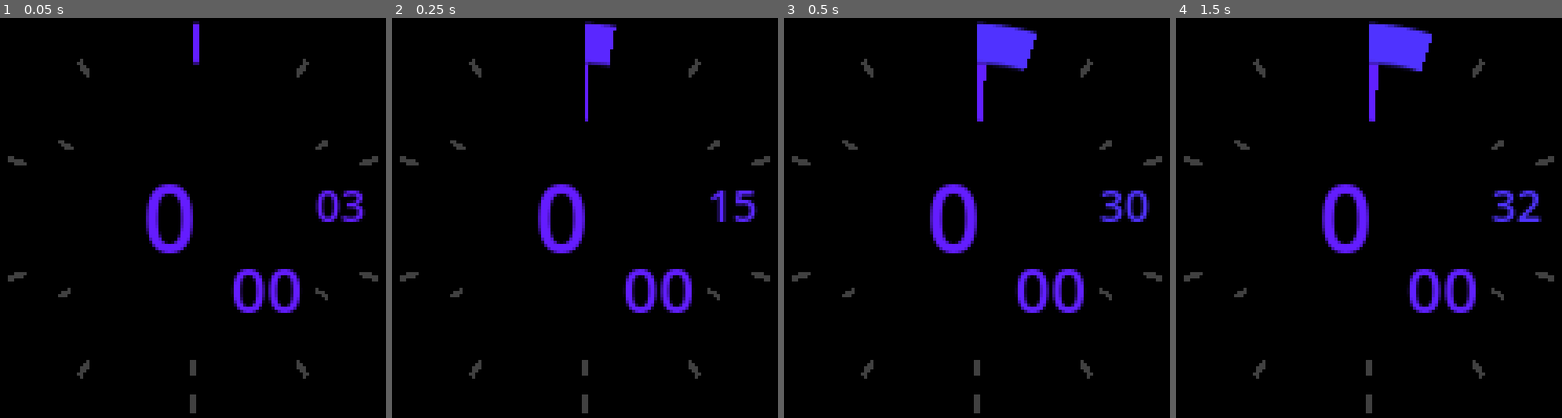
Above: before the commit, frames 1-4 (left to right).
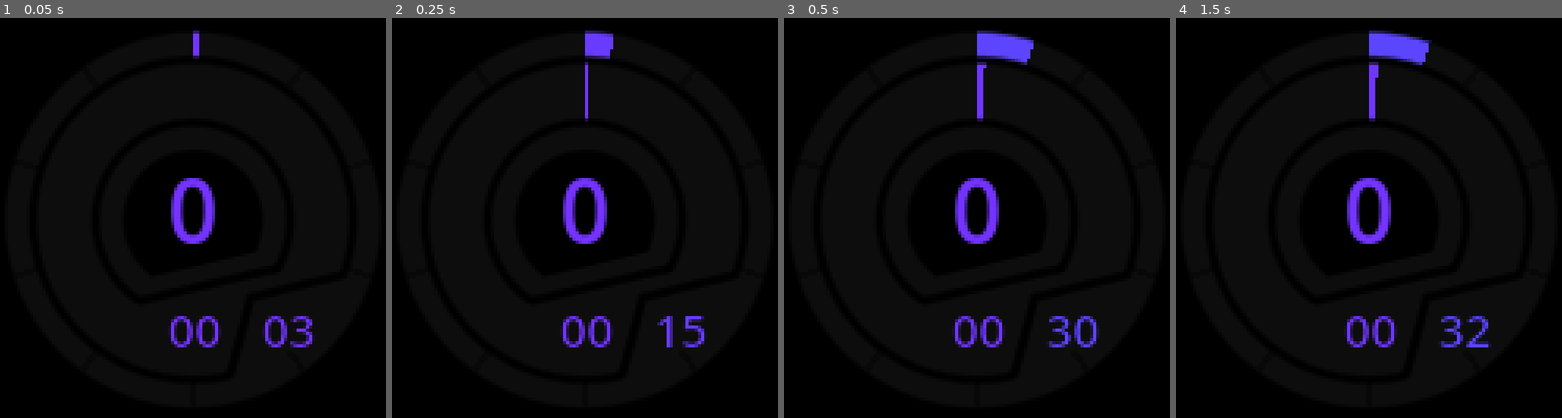
Above: after the commit, the same moments.

Repository: sasha-levchuk/vibrant-watch
Game: Godot game, scene res://main.tscn
The game is run twice, just before and just after one commit, with the same random seed, the same clock (stepped at 60 frames per second) and the same inputs.
Inputs (mouse positions are in pixels of both pictures, inside the frame that each line leads up to):
- Up to frame 1 (0.05 s): no input
- Up to frame 2 (0.25 s): no input
- Up to frame 3 (0.5 s): no input
- Up to frame 4 (1.5 s): move the mouse to (1457, 198) at 0.52 s; tap Enter at 1.25 s; move the mouse to (1287, 238) at 1.27 s

The runs differ from the first frame. In frame 1, 6.0% of the frame differs, in the area x 2-98%, y 0-99%; in frame 2, 6.1%; in frame 3, 6.8%; in frame 4, 6.7%.

Commit message:
huge ui redraw

Diff:
--- a/gauge.tscn
+++ b/gauge.tscn
@@ -128,10 +128,10 @@
 tint_under = Color(0, 0, 0, 1)
 script = SubResource("GDScript_ah8ox")
 use_gradient = true
-colors = PackedColorArray(0.392157, 0.109804, 1, 1, 0, 0.533333, 1, 1, 0.258824, 0.831373, 0.258824, 1, 0.721569, 0.721569, 0.207843, 1, 1, 0.0666667, 0.286275, 1)
+colors = PackedColorArray(0.454902, 0.2, 1, 1, 0, 0.533333, 1, 1, 0.258824, 0.831373, 0.258824, 1, 0.780392, 0.780392, 0.109804, 1, 1, 0.0666667, 0.286275, 1)
 
 [node name="Line" type="Line2D" parent="."]
 position = Vector2(64, 64)
-points = PackedVector2Array(0, -56, 0, -62)
+points = PackedVector2Array(0, -52, 0, -60)
 width = 2.0
-default_color = Color(1, 1, 1, 0.25098)
+default_color = Color(0, 0, 0, 0.360784)
--- a/main.tscn
+++ b/main.tscn
@@ -1,7 +1,10 @@
-[gd_scene load_steps=8 format=3 uid="uid://f1vvoqdrimh7"]
-
+[gd_scene load_steps=11 format=3 uid="uid://f1vvoqdrimh7"]
+
+[ext_resource type="Texture2D" uid="uid://fqj6npaqjotp" path="res://sprites/background.png" id="1_2sifn"]
 [ext_resource type="PackedScene" uid="uid://cpd7eamcb24bf" path="res://gauge.tscn" id="1_lq88f"]
-[ext_resource type="Texture2D" uid="uid://cey74pidop5xu" path="res://circle 128p.png" id="1_yikqb"]
+[ext_resource type="Texture2D" uid="uid://3xisc46jox17" path="res://sprites/gauge seconds.png" id="3_axgda"]
+[ext_resource type="Texture2D" uid="uid://bqtowx2ubwmwr" path="res://sprites/gauge minutes.png" id="4_oio1j"]
+[ext_resource type="Texture2D" uid="uid://dqp677r00aj1f" path="res://sprites/gauge hours.png" id="5_dtm6b"]
 
 [sub_resource type="GDScript" id="GDScript_eu11m"]
 resource_name = "main"
@@ -72,21 +75,18 @@
 [sub_resource type="LabelSettings" id="LabelSettings_qy6vn"]
 resource_local_to_scene = true
 resource_name = "min"
-font_size = 14
-outline_size = 10
-outline_color = Color(0, 0, 0, 1)
+font_size = 15
 
 [sub_resource type="LabelSettings" id="LabelSettings_5xex3"]
 resource_local_to_scene = true
 resource_name = "min"
-font_size = 20
-outline_size = 12
+font_size = 15
 outline_color = Color(0, 0, 0, 1)
 
 [sub_resource type="LabelSettings" id="LabelSettings_hlpe0"]
 resource_local_to_scene = true
 resource_name = "hr"
-font_size = 30
+font_size = 28
 outline_size = 16
 outline_color = Color(0, 0, 0, 1)
 
@@ -154,113 +154,111 @@
 
 [node name="Main" type="Node2D" node_paths=PackedStringArray("Gauges")]
 script = SubResource("GDScript_eu11m")
-Gauges = [NodePath("gauge 10m"), NodePath("clip mask min/gauge 1h"), NodePath("clip mask hour/gauge 6h")]
+Gauges = [NodePath("gauge 10m"), NodePath("gauge 1h"), NodePath("gauge 6h")]
+
+[node name="Circle128p" type="Sprite2D" parent="."]
+z_index = -1
+position = Vector2(64, 64)
+texture = ExtResource("1_2sifn")
 
 [node name="text separator" type="Marker2D" parent="."]
 z_index = 6
 z_as_relative = false
-position = Vector2(68, 61)
+position = Vector2(66, 105)
 
 [node name="gauge 10m" parent="." node_paths=PackedStringArray("label") instance=ExtResource("1_lq88f")]
 value = 88.0
+texture_under = ExtResource("3_axgda")
+texture_progress = ExtResource("3_axgda")
+tint_under = Color(0.05, 0.05, 0.05, 1)
 tint_progress = Color(1, 0.760784, 0, 1)
 DIVISIONS = 10
 MAX_VALUE = 600
 hor_side = 1
-label = NodePath("Label sec")
-
-[node name="Circle128p" type="Sprite2D" parent="gauge 10m"]
-visible = false
-modulate = Color(0, 0, 0, 1)
-z_index = 1
-position = Vector2(64, 110)
-scale = Vector2(0.1875, 0.1875)
-texture = ExtResource("1_yikqb")
-
-[node name="Label sec" type="Label" parent="gauge 10m"]
-top_level = true
-layout_mode = 0
-offset_left = 103.0
-offset_top = 47.0
-offset_right = 119.0
-offset_bottom = 70.0
-text = "12"
-label_settings = SubResource("LabelSettings_qy6vn")
-horizontal_alignment = 1
-vertical_alignment = 2
-
-[node name="clip mask min" type="Polygon2D" parent="."]
-clip_children = 1
-polygon = PackedVector2Array(19, 30, 61, 6, 106, 25, 111, 43, 103, 47, 98, 53, 96, 61, 99, 69, 106, 75, 115, 77, 118, 79, 90, 116, 82, 121, 71, 121, 57, 120, 26, 105, 8, 72)
-
-[node name="gauge 1h" parent="clip mask min" node_paths=PackedStringArray("label") instance=ExtResource("1_lq88f")]
-offset_left = 12.8571
-offset_top = 12.8571
-offset_right = 140.857
-offset_bottom = 140.857
-scale = Vector2(0.8, 0.8)
+label = NodePath("../Label sec")
+
+[node name="gauge 1h" parent="." node_paths=PackedStringArray("label") instance=ExtResource("1_lq88f")]
 value = 77.0
+texture_under = ExtResource("4_oio1j")
+texture_progress = ExtResource("4_oio1j")
+tint_under = Color(0.05, 0.05, 0.05, 1)
 tint_progress = Color(0.756863, 1, 0.2, 1)
+DIVISIONS = 1
 time_unit = 1
 hor_side = 1
 ver_side = 1
-label = NodePath("Label min")
-
-[node name="Circle128p2" type="Sprite2D" parent="clip mask min/gauge 1h"]
-visible = false
-modulate = Color(0, 0, 0, 1)
-z_index = 1
-position = Vector2(64, 93.7143)
-scale = Vector2(0.303572, 0.303572)
-texture = ExtResource("1_yikqb")
-
-[node name="Label min" type="Label" parent="clip mask min/gauge 1h"]
-top_level = true
-layout_mode = 0
-offset_left = 76.0
-offset_top = 72.0
-offset_right = 99.0
-offset_bottom = 103.0
-text = "34
-"
-label_settings = SubResource("LabelSettings_5xex3")
-horizontal_alignment = 1
-
-[node name="clip mask hour" type="Polygon2D" parent="."]
-clip_children = 1
-polygon = PackedVector2Array(29, 36, 64, 19, 95, 30, 93, 45, 88, 53, 87, 62, 89, 69, 82, 70, 74, 74, 69, 80, 67, 88, 68, 97, 63, 105, 55, 103, 48, 103, 39, 101, 28, 88, 22, 64)
-
-[node name="gauge 6h" parent="clip mask hour" node_paths=PackedStringArray("label") instance=ExtResource("1_lq88f")]
-clip_children = 2
-offset_left = 32.4286
-offset_top = 32.2857
-offset_right = 160.429
-offset_bottom = 160.286
-scale = Vector2(0.5, 0.5)
+label = NodePath("../Label min")
+
+[node name="gauge 6h" parent="." node_paths=PackedStringArray("label") instance=ExtResource("1_lq88f")]
+clip_children = 2
 value = 66.0
+texture_under = ExtResource("5_dtm6b")
+texture_progress = ExtResource("5_dtm6b")
+tint_under = Color(0.05, 0.05, 0.05, 1)
 tint_progress = Color(0, 0.486275, 1, 1)
 DIVISIONS = 1
 MAX_VALUE = 6
 time_unit = 2
 ver_side = 2
-label = NodePath("Label hour")
-
-[node name="Circle128p3" type="Sprite2D" parent="clip mask hour/gauge 6h"]
-visible = false
-modulate = Color(0, 0, 0, 1)
-z_index = 1
-y_sort_enabled = true
-position = Vector2(64, 64)
-scale = Vector2(0.5, 0.5)
-texture = ExtResource("1_yikqb")
-
-[node name="Label hour" type="Label" parent="clip mask hour/gauge 6h"]
+label = NodePath("../Label hour")
+
+[node name="Label sec" type="Label" parent="."]
 top_level = true
+clip_children = 2
+offset_left = 86.0
+offset_top = 87.0
+offset_right = 105.0
+offset_bottom = 112.0
+text = "12"
+label_settings = SubResource("LabelSettings_qy6vn")
+horizontal_alignment = 1
+vertical_alignment = 1
+
+[node name="TextureProgressBar" type="TextureProgressBar" parent="Label sec"]
+clip_children = 2
 layout_mode = 0
-offset_left = 25.0
-offset_top = 31.0
-offset_right = 89.0
-offset_bottom = 95.0
+offset_left = -86.0
+offset_top = -87.0
+offset_right = 42.0
+offset_bottom = 41.0
+max_value = 600.0
+value = 242.0
+fill_mode = 4
+texture_progress = ExtResource("3_axgda")
+tint_progress = Color(0, 0, 0, 1)
+
+[node name="Label min" type="Label" parent="."]
+top_level = true
+clip_children = 2
+offset_left = 54.0
+offset_top = 86.0
+offset_right = 77.0
+offset_bottom = 112.0
+text = "34
+"
+label_settings = SubResource("LabelSettings_5xex3")
+horizontal_alignment = 1
+vertical_alignment = 1
+justification_flags = 162
+
+[node name="TextureProgressBar" type="TextureProgressBar" parent="Label min"]
+layout_mode = 0
+offset_left = -54.0
+offset_top = -86.0
+offset_right = 74.0
+offset_bottom = 42.0
+max_value = 3600.0
+value = 242.0
+fill_mode = 4
+texture_progress = ExtResource("4_oio1j")
+tint_progress = Color(0, 0, 0, 1)
+
+[node name="Label hour" type="Label" parent="."]
+top_level = true
+offset_left = 32.0
+offset_top = 30.0
+offset_right = 96.0
+offset_bottom = 94.0
 text = "5
 "
 label_settings = SubResource("LabelSettings_hlpe0")
@@ -280,9 +278,11 @@
 grow_horizontal = 2
 grow_vertical = 2
 script = SubResource("GDScript_xqv6w")
-drag_node = NodePath("../gauge 10m/Circle128p")
+drag_node = NodePath("../Circle128p")
 metadata/_edit_lock_ = true
 
+[connection signal="value_changed" from="gauge 10m" to="Label sec/TextureProgressBar" method="set_value_no_signal"]
+[connection signal="value_changed" from="gauge 1h" to="Label min/TextureProgressBar" method="set_value_no_signal"]
 [connection signal="button_down" from="DragButton" to="DragButton" method="_on_button_down"]
 [connection signal="button_up" from="DragButton" to="DragButton" method="_on_button_up"]
 [connection signal="mouse_entered" from="DragButton" to="DragButton" method="_on_mouse_entered"]
Binary file added: example.jpg
Binary file added: sprites/background.png
Not shown, added: sprites/background.png.import
Binary file added: sprites/gauge hours.png
Not shown, added: sprites/gauge hours.png.import
Binary file added: sprites/gauge minutes.png
Not shown, added: sprites/gauge minutes.png.import
Binary file added: sprites/gauge seconds.png
Not shown, added: sprites/gauge seconds.png.import
Not shown, added: vibrant timer.psd
